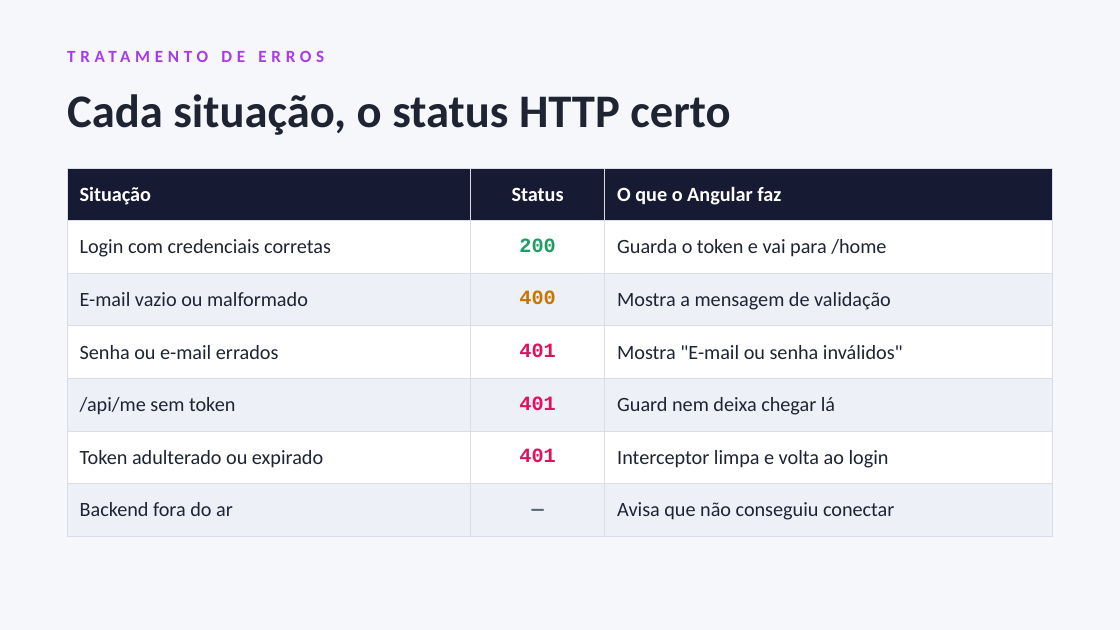
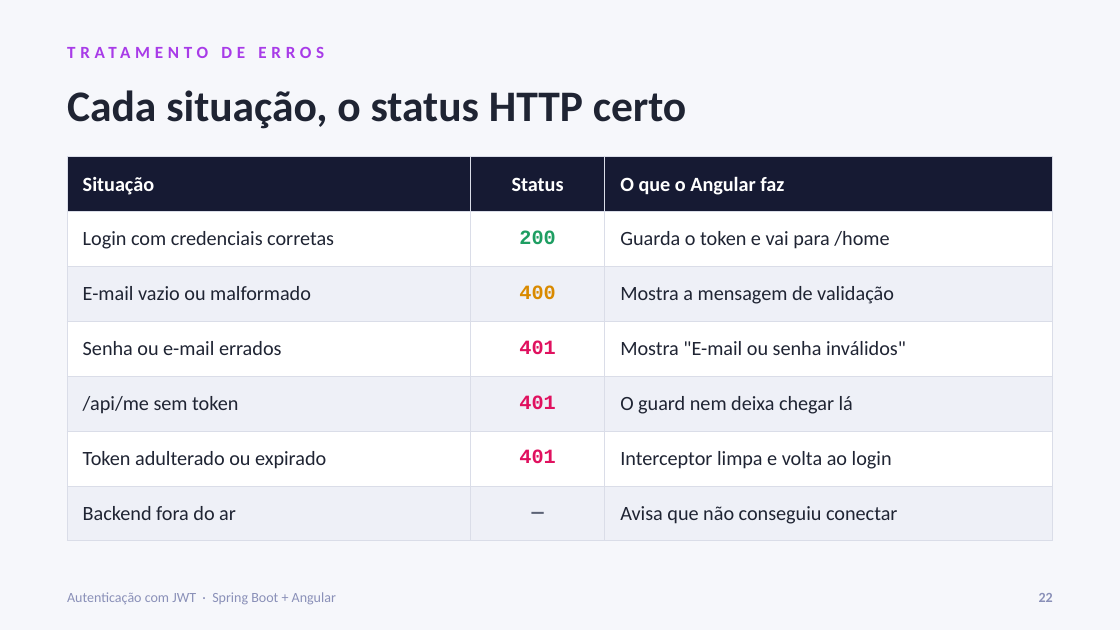
Before and after one commit to YloBittencourt/projeto-autenticacao, a slide deck: slide 22 of docs/apresentacao-jwt.pptx (slide 15 before the commit). Drawn at 1120x630 pixels with LibreOffice and Linux fonts; fonts in the diff are those of the drawing. Boxes give left, top, right and bottom in pixels: in the first picture for what was removed or moved away, otherwise in the second. Text is boxed around its words. In the diff, an @@ line names an element or a change of style, - is before the commit and + after.

```diff
--- a/docs/apresentacao-jwt.pptx
+++ b/docs/apresentacao-jwt.pptx
@@ text "TRATAMENTO DE ERROS": place and size @@
-text "TRATAMENTO DE ERROS" at bbox=[789, 292, 810, 306]
+text "TRATAMENTO DE ERROS" at bbox=[792, 286, 813, 300]
@@ text "Cada situação, o status HTTP ..." at bbox=[67, 90, 687, 129]: size 30 to 28 pt @@
@@ table at bbox=[67, 157, 1053, 528] @@
-row 5, column 3: Guard nem deixa chegar lá
+row 5, column 3: O guard nem deixa chegar lá
@@ text colour #C77700 to #D98A00 in "400" @@
@@ table: place and size @@
-table at bbox=[67, 168, 1053, 524]
+table at bbox=[67, 157, 1053, 528]
@@ text added at bbox=[67, 592, 336, 604], 9 pt, text #8A90B8 @@
+Autenticação com JWT · Spring Boot + Angular
@@ text added at bbox=[1039, 593, 1053, 602], 9 pt, text #8A90B8, bold @@
+22
```
Also in this commit, not shown: 17 other slides changed, 11 slides added, 1 slide removed.
